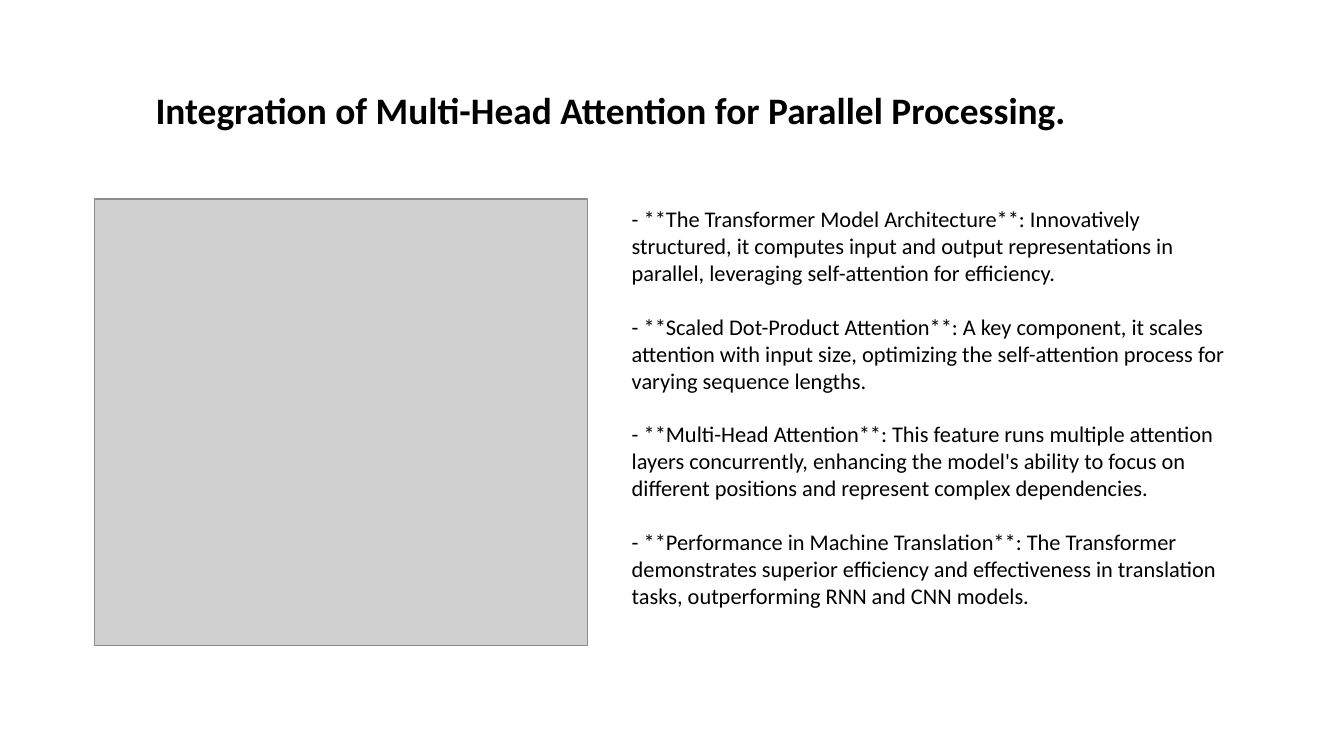
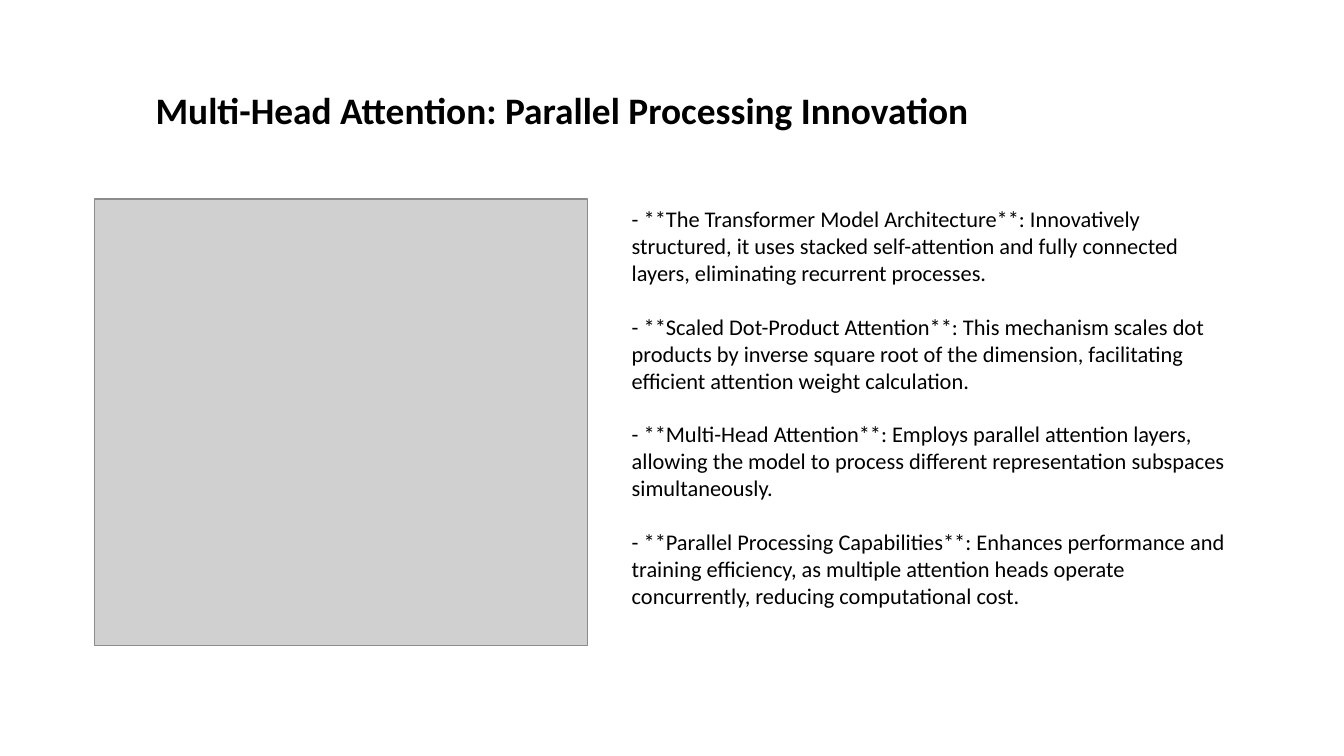
Before and after one commit to Jessie-ZhaoXi/dsa4213-ppt-generator, a slide deck: slide 6 of my_ppts/attention_mode1.pptx (slide 7 before the commit). Drawn at 1344x756 pixels with LibreOffice and Linux fonts; fonts in the diff are those of the drawing; grey boxes stand for pictures; background and template pictures are left out. Boxes give left, top, right and bottom in pixels: in the first picture for what was removed or moved away, otherwise in the second. Text is boxed around its words. In the diff, an @@ line names an element or a change of style, - is before the commit and + after.

```diff
--- a/my_ppts/attention_mode1.pptx
+++ b/my_ppts/attention_mode1.pptx
@@ text at (156,97,968,131): text changed @@
-Integration of Multi-Head Attention for Parallel Processing.
+Multi-Head Attention: Parallel Processing Innovation
@@ text at (632,211,1225,608): text changed @@
-- **The Transformer Model Architecture**: Innovatively structured, it computes input and output representations in parallel, leveraging self-attention for efficiency.
-- **Scaled Dot-Product Attention**: A key component, it scales attention with input size, optimizing the self-attention process for varying sequence lengths.
-- **Multi-Head Attention**: This feature runs multiple attention layers concurrently, enhancing the model's ability to focus on different positions and represent complex dependencies.
-- **Performance in Machine Translation**: The Transformer demonstrates superior efficiency and effectiveness in translation tasks, outperforming RNN and CNN models.
+- **The Transformer Model Architecture**: Innovatively structured, it uses stacked self-attention and fully connected layers, eliminating recurrent processes.
+- **Scaled Dot-Product Attention**: This mechanism scales dot products by inverse square root of the dimension, facilitating efficient attention weight calculation.
+- **Multi-Head Attention**: Employs parallel attention layers, allowing the model to process different representation subspaces simultaneously.
+- **Parallel Processing Capabilities**: Enhances performance and training efficiency, as multiple attention heads operate concurrently, reducing computational cost.
```
Also in this commit, not shown: 5 other slides changed, 2 slides added, 7 slides removed, 31 other files.
